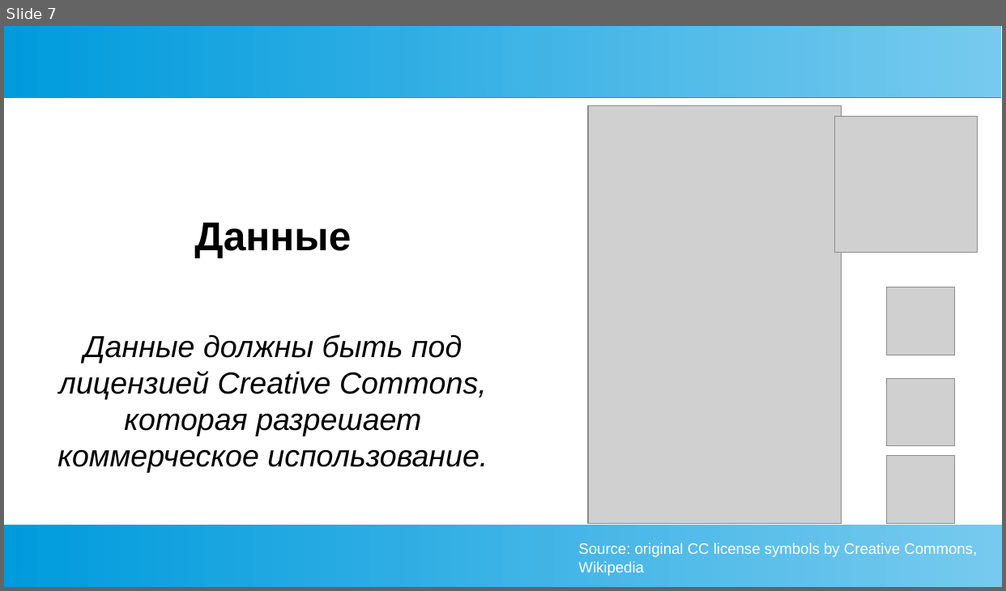
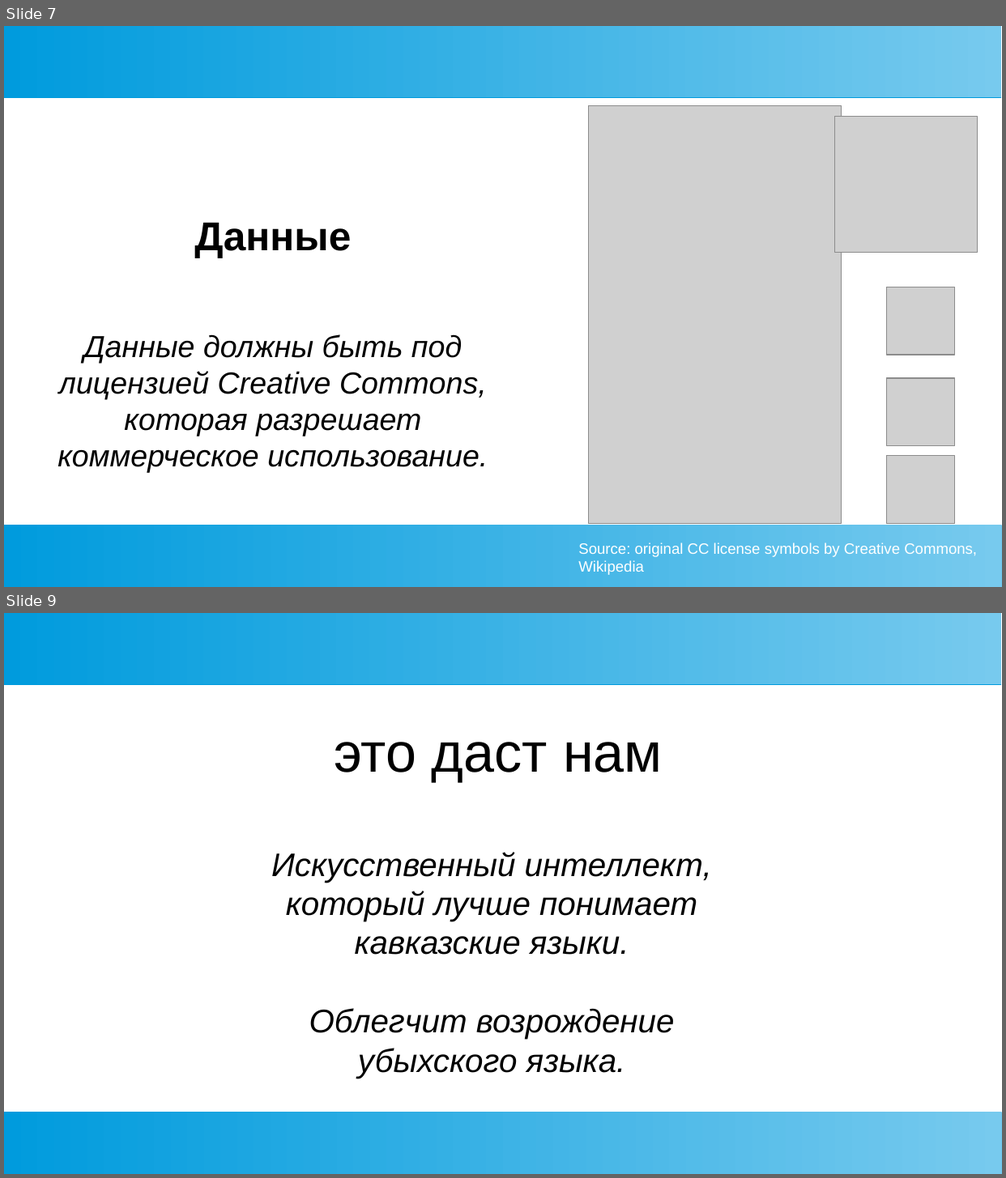
Before and after one commit to danielinux7/anana, a slide deck: docs/metaverse.pptx. Shown one above the other, each under a label of ours: slide 7 before the commit, slides 7 and 9 after it; the slides between them are not shown. The pictures are 1006x591 and 1006x1178 pixels, drawn with LibreOffice and Linux fonts; fonts in the diff are those of the drawing; grey boxes stand for pictures. Boxes give left, top, right and bottom in pixels: in the first picture for what was removed or moved away, otherwise in the second. Text is boxed around its words. In the diff, an @@ line names an element or a change of style, - is before the commit and + after.

```diff
--- a/docs/metaverse.pptx
+++ b/docs/metaverse.pptx
@@ slide 9 added at (4,613,1002,1174), background #FFFFFF; not listed: 2 template elements that a slide beside it also shows @@
@@ title added at (334,742,663,782), 44 pt, text #000000 @@
+это даст нам
@@ text added at (271,852,712,1079), 26 pt, text #000000, italic @@
+Искусственный интеллект, который лучше понимает кавказские языки.
+Облегчит возрождение убыхского языка.
```
Also in this commit, not shown: 1 slide changed, 1 other slide added, 1 other file.
